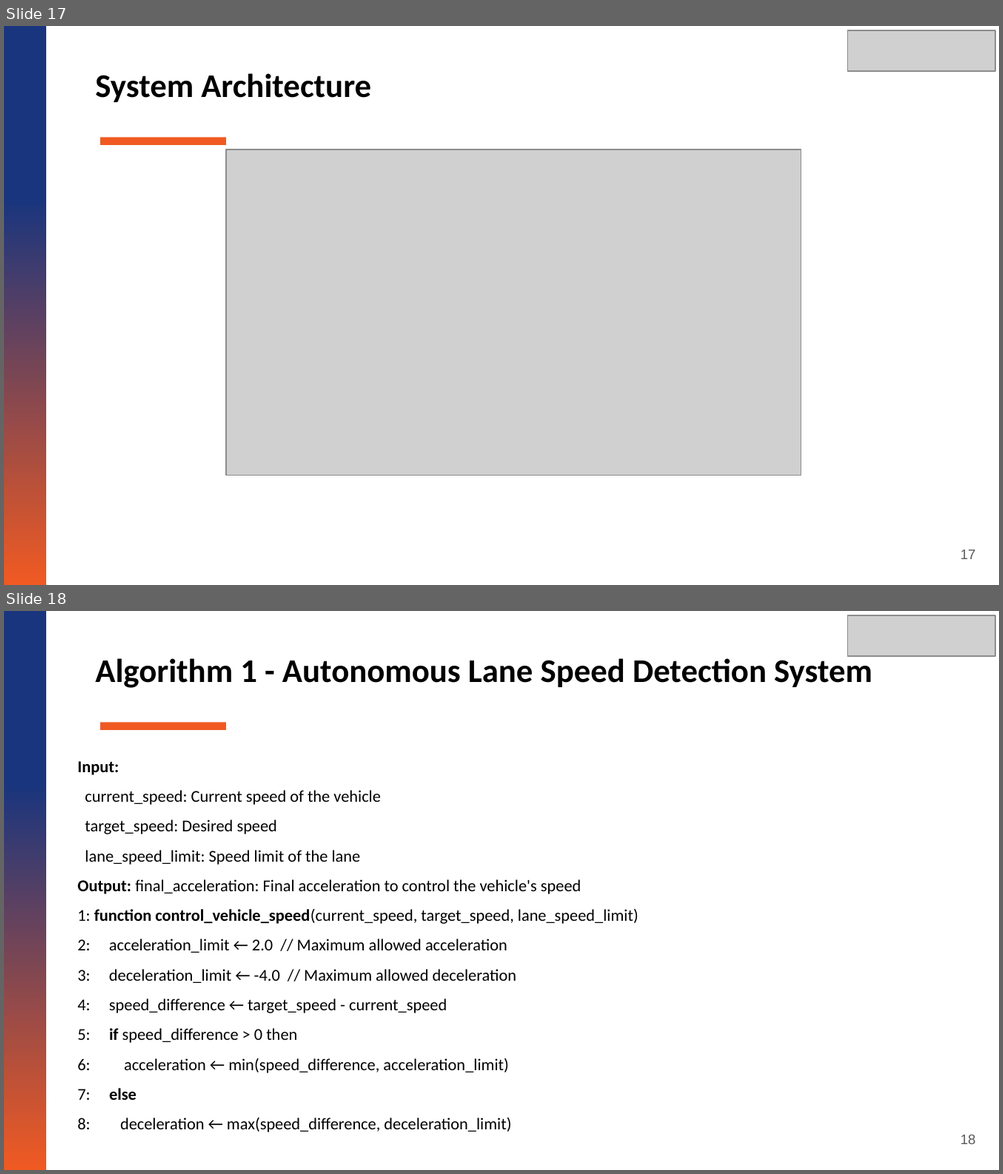
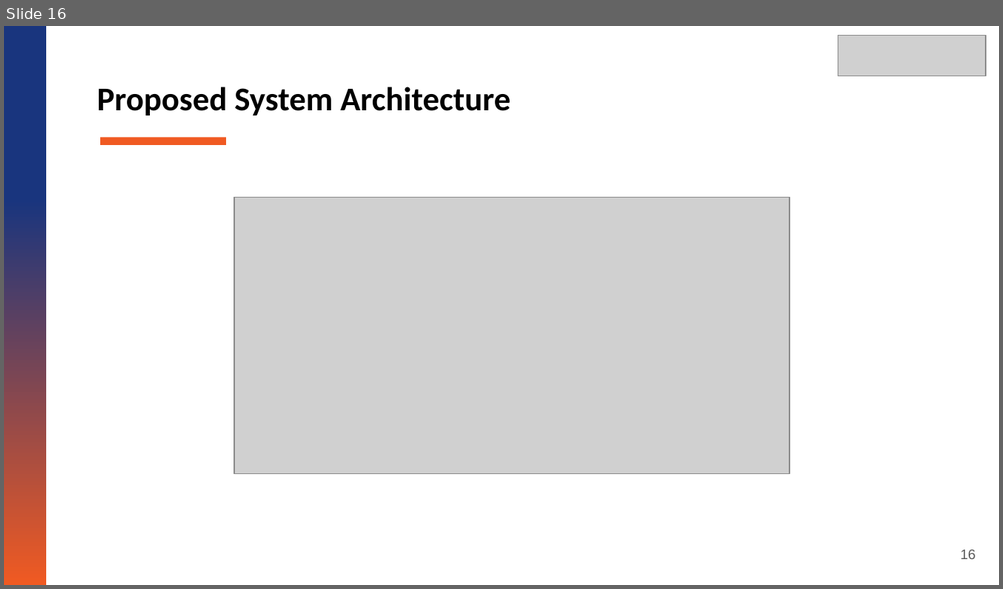
Before and after one commit to sreenithi21/ADAV, a slide deck: NGN PPT/AV_NGN_LAB_PPT.pptx. Shown one above the other, each under a label of ours: slides 17 and 18 before the commit, slide 16 after it. The pictures are 1003x1174 and 1003x589 pixels, drawn with LibreOffice and Linux fonts; fonts in the diff are those of the drawing; grey boxes stand for pictures. Boxes give left, top, right and bottom in pixels: in the first picture for what was removed or moved away, otherwise in the second. Text is boxed around its words. In the diff, an @@ line names an element or a change of style, - is before the commit and + after.

```diff
--- a/NGN PPT/AV_NGN_LAB_PPT.pptx
+++ b/NGN PPT/AV_NGN_LAB_PPT.pptx
@@ slide 18 removed at (4, 611, 999, 1170), background #FFFFFF @@
@@ rectangle removed at (4, 611, 47, 1170) @@
@@ picture removed at (848, 616, 995, 657) @@
@@ title removed at (95, 654, 872, 688) @@
-Algorithm 1 - Autonomous Lane Speed Detection System
@@ rectangle removed at (100, 723, 226, 730) @@
@@ text removed at (77, 761, 638, 1133) @@
-Input:
-current_speed: Current speed of the vehicle
-target_speed: Desired speed
-lane_speed_limit: Speed limit of the lane
-Output: final_acceleration: Final acceleration to control the vehicle's speed
-1: function control_vehicle_speed(current_speed, target_speed, lane_speed_limit)
-2: acceleration_limit ← 2.0 // Maximum allowed acceleration
-3: deceleration_limit ← -4.0 // Maximum allowed deceleration
-4: speed_difference ← target_speed - current_speed
-5: if speed_difference > 0 then
-6: acceleration ← min(speed_difference, acceleration_limit)
-7: else
-8: deceleration ← max(speed_difference, deceleration_limit)
@@ page number removed at (960, 1135, 976, 1145) @@
-18
@@ what was slide 17 is now slide 16 @@
@@ slide 16 changed as well @@
@@ picture: place and size @@
-picture at (848, 31, 995, 72)
+picture at (837, 35, 984, 76)
@@ text at (97, 87, 510, 116): text changed @@
-System Architecture
+Proposed System Architecture
@@ picture: place and size @@
-picture at (226, 150, 801, 475)
+picture at (233, 197, 788, 474)
@@ page number at (960, 550, 976, 560): text changed @@
-17
+16
```
Also in this commit, not shown: 18 other slides changed, 4 slides added, 4 other slides removed, 14 other files.
